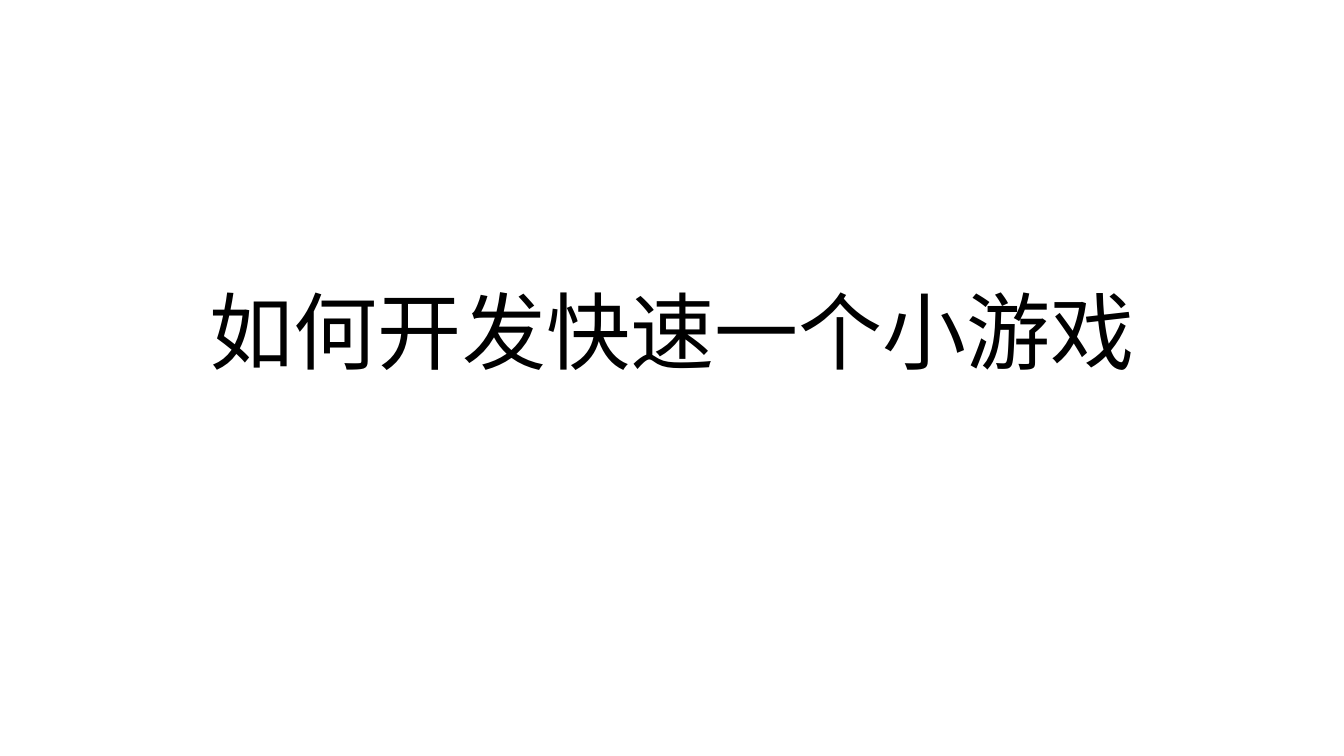
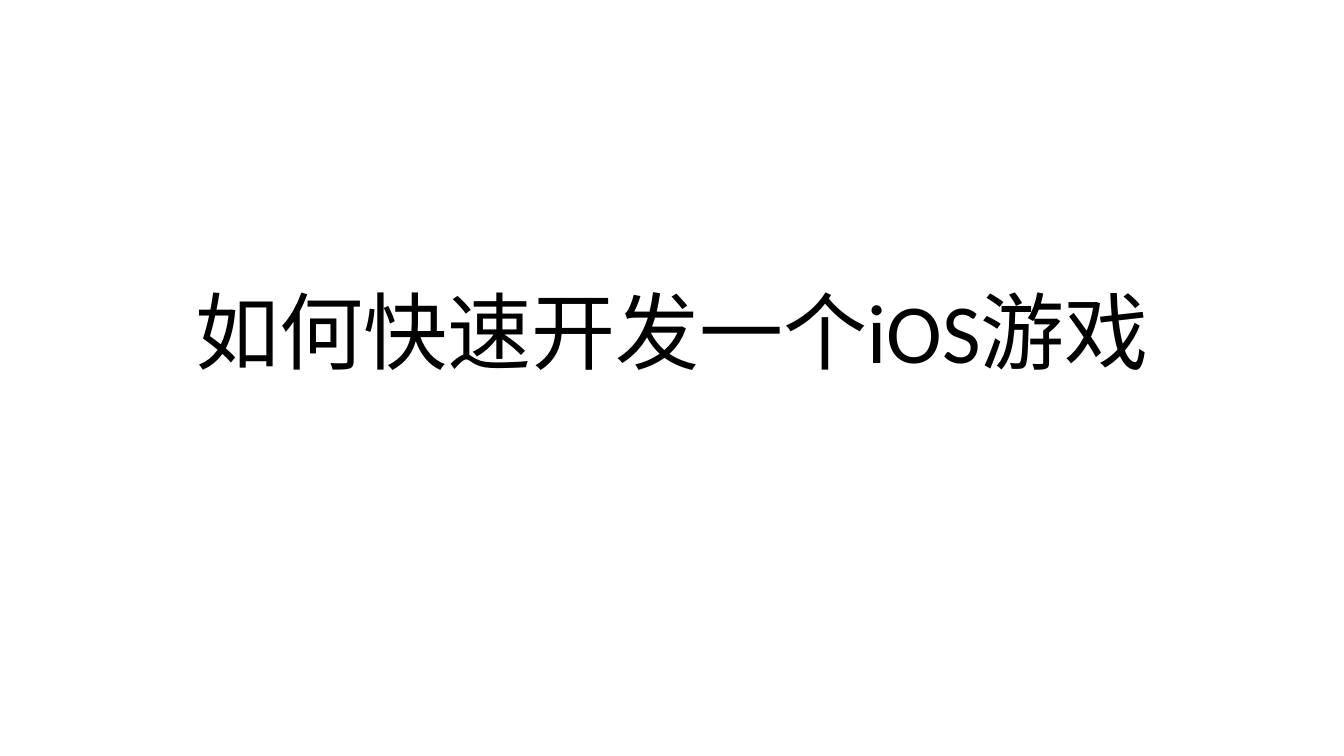
Before and after one commit to lin376186421/OwenLin2, a slide deck: slide 1 of MyGame/如何开发快速一个小游戏.pptx. Drawn at 1344x756 pixels with LibreOffice and Linux fonts; fonts in the diff are those of the drawing. Boxes give left, top, right and bottom in pixels: in the first picture for what was removed or moved away, otherwise in the second. Text is boxed around its words. In the diff, an @@ line names an element or a change of style, - is before the commit and + after.

Commit message:
update

```diff
--- a/MyGame/如何开发快速一个小游戏.pptx
+++ b/MyGame/如何开发快速一个小游戏.pptx
@@ title at (x1=195, y1=292, x2=1149, y2=370): text changed @@
-如何开发快速一个小游戏
+如何快速开发一个iOS游戏
```
Also in this commit, not shown: 5 slides added.
